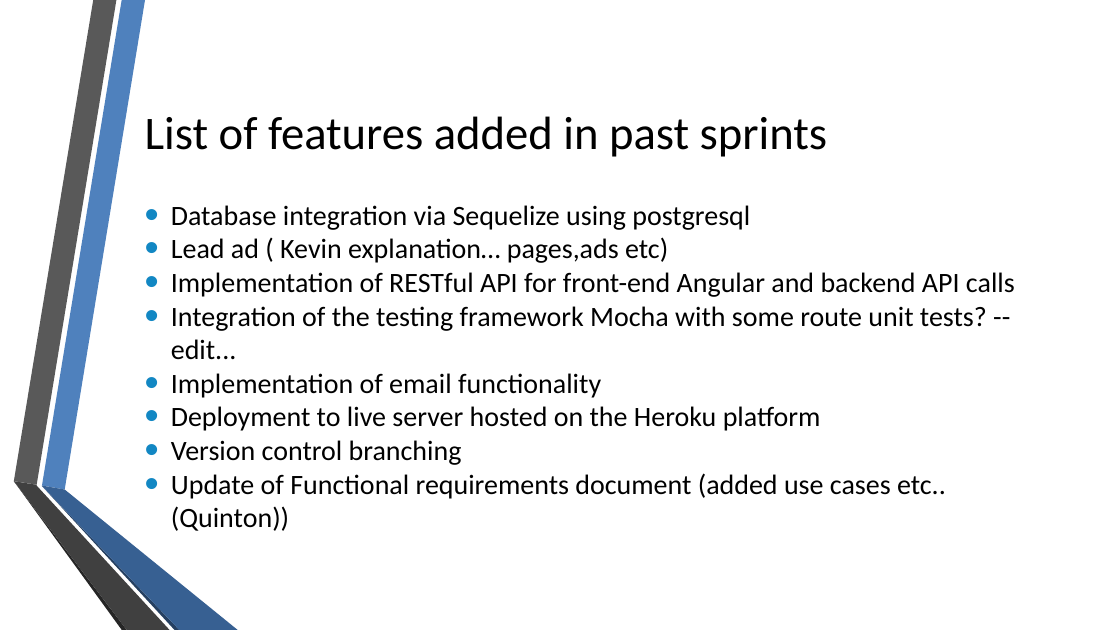
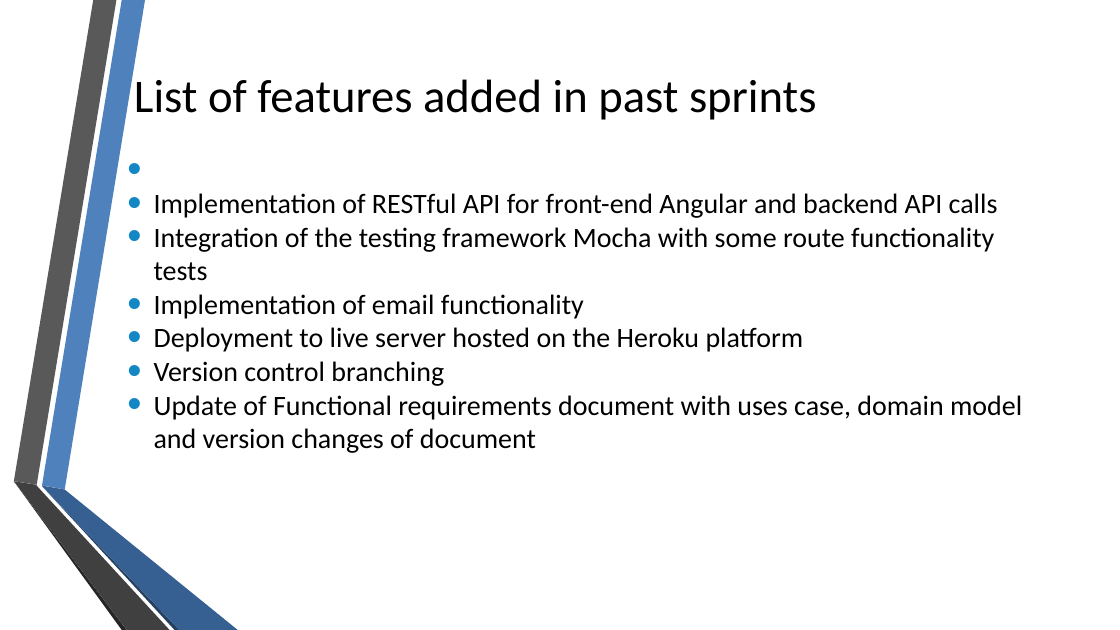
Before and after one commit to quintonweenink/ValknutSolutions, a slide deck: slide 8 of Documentation/Demo/Demo_02.pptx (slide 7 before the commit). Drawn at 1120x630 pixels with LibreOffice and Linux fonts; fonts in the diff are those of the drawing; background and template pictures are left out. Boxes give left, top, right and bottom in pixels: in the first picture for what was removed or moved away, otherwise in the second. Text is boxed around its words. In the diff, an @@ line names an element or a change of style, - is before the commit and + after.

```diff
--- a/Documentation/Demo/Demo_02.pptx
+++ b/Documentation/Demo/Demo_02.pptx
@@ text "List of features added in ...": place and size @@
-text "List of features added in ..." at <box>145,116,827,157</box>
+text "List of features added in ..." at <box>134,79,816,120</box>
@@ text "Implementation of RESTful API for ...": place and size @@
-text "Implementation of RESTful API for ..." at <box>171,206,1015,531</box>
+text "Implementation of RESTful API for ..." at <box>154,193,1022,453</box>
@@ text at <box>171,206,668,263</box>: paragraphs removed @@
-• Database integration via Sequelize using postgresql
-• Lead ad ( Kevin explanation… pages,ads etc)
@@ text at <box>154,227,994,281</box>: text changed @@
-• Integration of the testing framework Mocha with some route unit tests? -- edit...
+• Integration of the testing framework Mocha with some route functionality tests
@@ text at <box>154,395,1022,453</box>: text changed @@
-• Update of Functional requirements document (added use cases etc.. (Quinton))
+• Update of Functional requirements document with uses case, domain model and version changes of document
```
Also in this commit, not shown: 2 other slides changed, 1 slide added.
